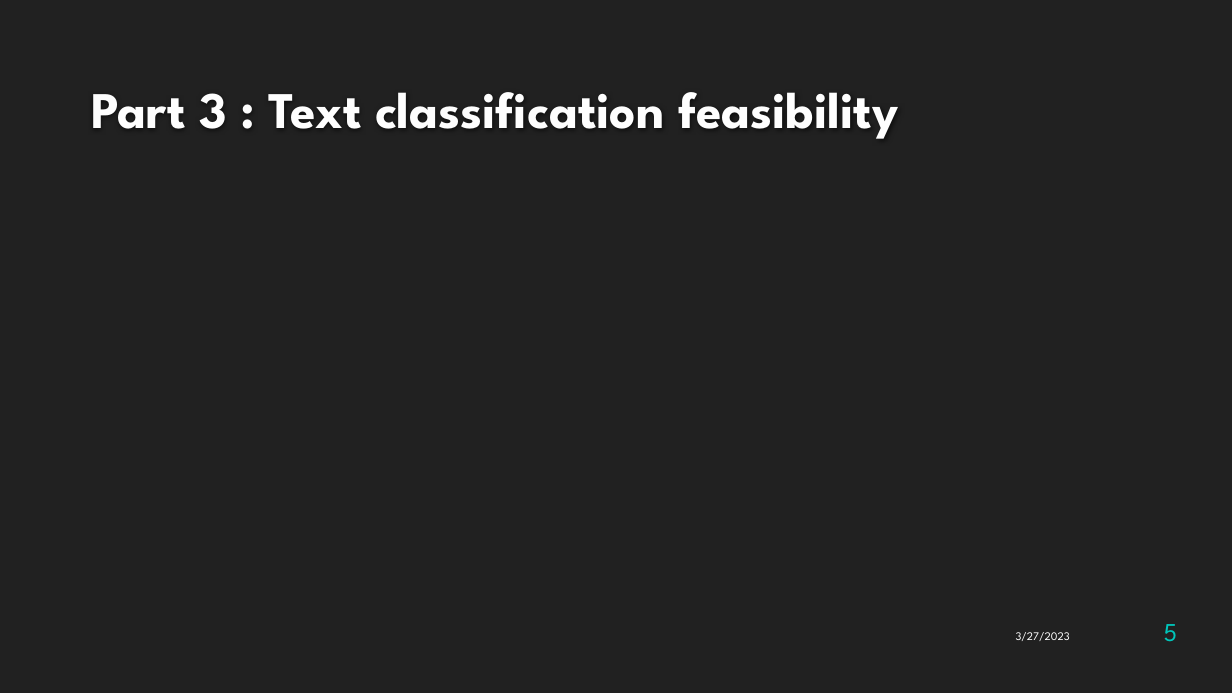
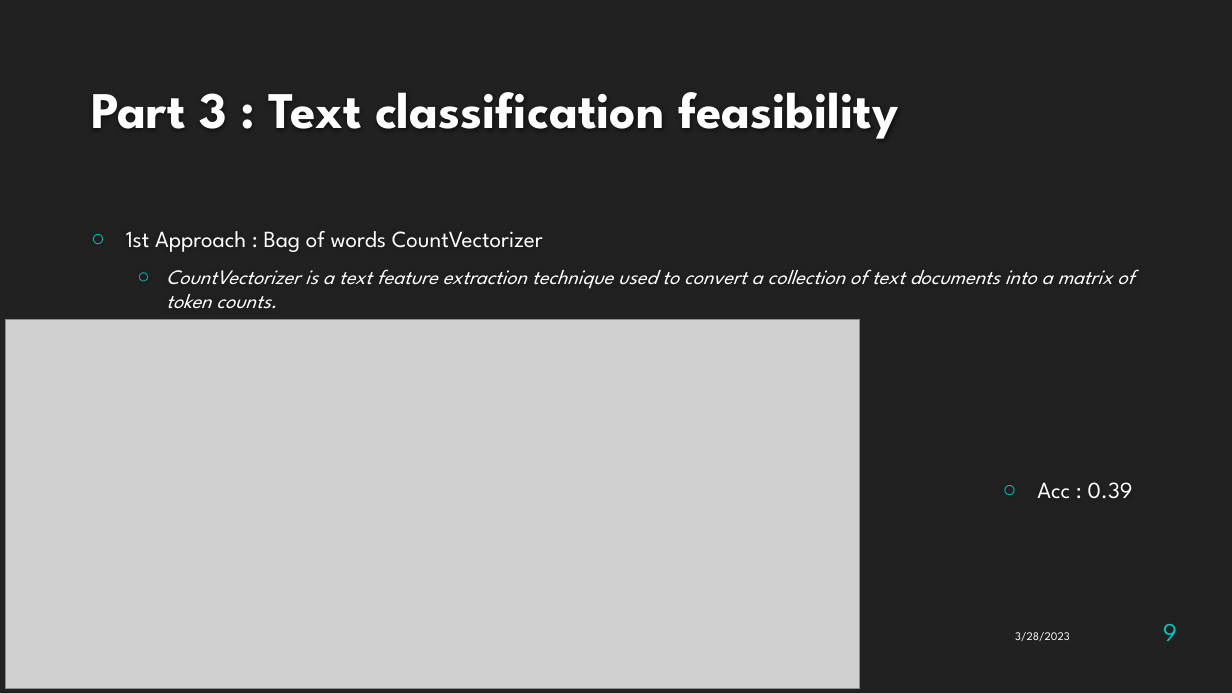
Before and after one commit to Antoine1608/OC-DS-P6-Classifiez_automatiquement_biens_consommation, a slide deck: slide 9 of Naudy_Antoine_5_presentation_032023.pptx (slide 5 before the commit). Drawn at 1232x693 pixels with LibreOffice and Linux fonts; fonts in the diff are those of the drawing; grey boxes stand for pictures; background and template pictures are left out. Boxes give left, top, right and bottom in pixels: in the first picture for what was removed or moved away, otherwise in the second. Text is boxed around its words. In the diff, an @@ line names an element or a change of style, - is before the commit and + after.

```diff
--- a/Naudy_Antoine_5_presentation_032023.pptx
+++ b/Naudy_Antoine_5_presentation_032023.pptx
@@ text added at box(126, 231, 1134, 309), 16 pt, text #FFFFFF, italic @@
+○ 1st Approach : Bag of words CountVectorizer
+  ○ CountVectorizer is a text feature extraction technique used to convert a collection of text documents into a matrix of token counts.
@@ picture added at box(6, 320, 859, 689) @@
@@ text added at box(1037, 482, 1133, 499), 18 pt, text #FFFFFF @@
+○ Acc : 0.39
@@ page number at box(1163, 624, 1177, 641): text changed @@
-5
+9
@@ text at box(1015, 632, 1070, 641): text changed @@
-3/27/2023
+3/28/2023
```
Also in this commit, not shown: 8 other slides changed, 17 slides added.
